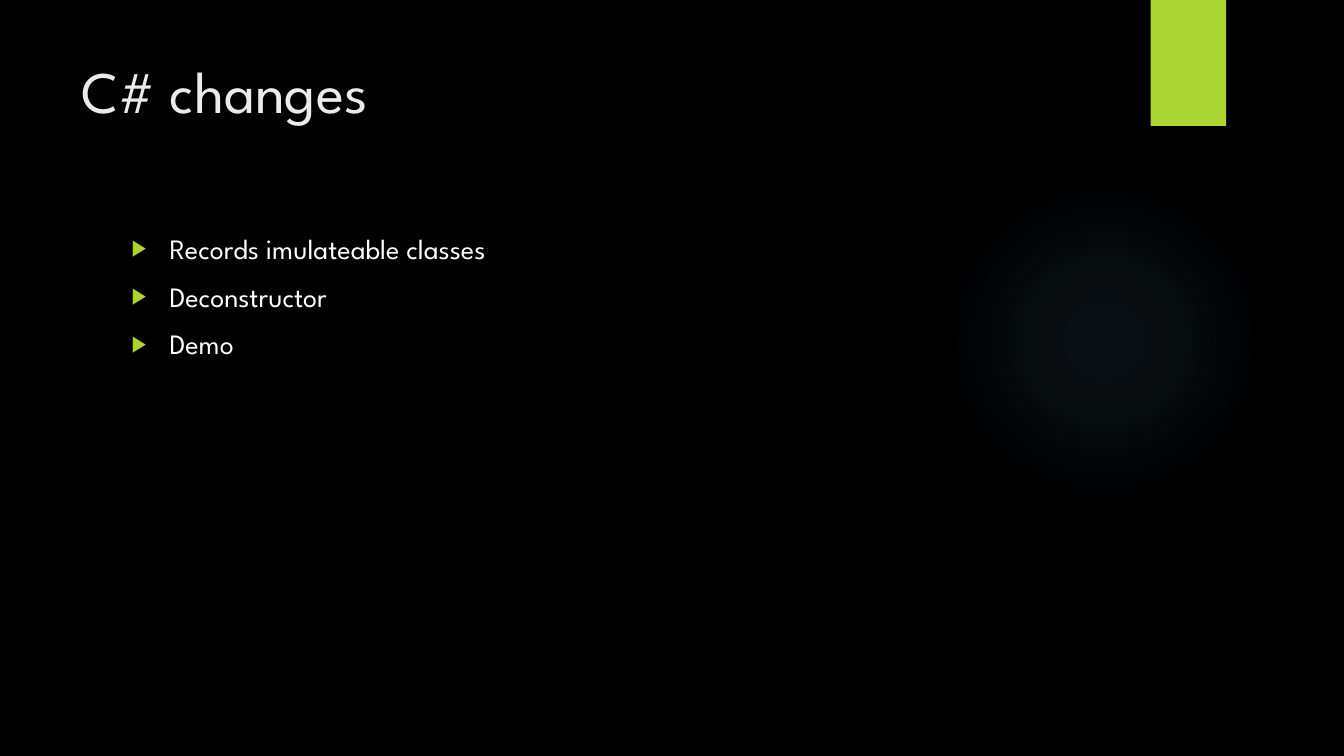
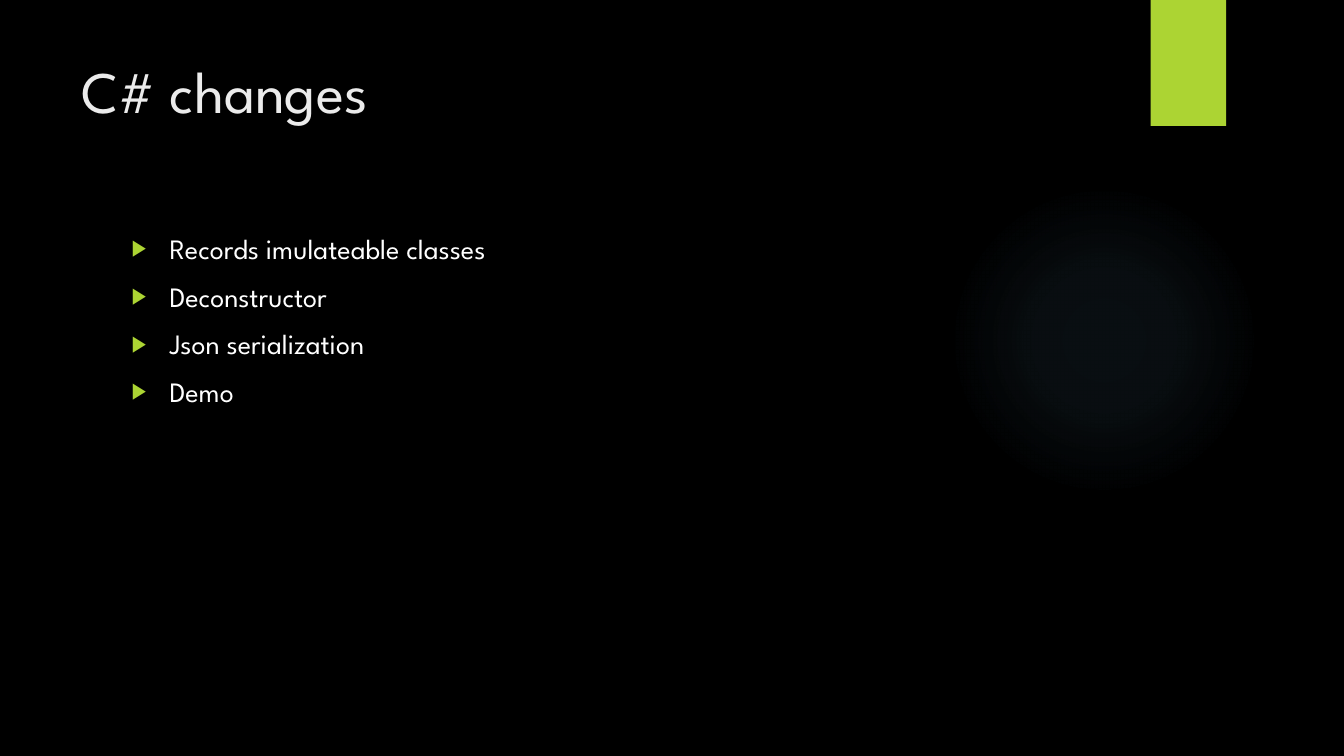
Before and after one commit to vb2ae/SpaceCoastDotNet5Demo, a slide deck: slide 5 of Intro to .net 5.pptx. Drawn at 1344x756 pixels with LibreOffice and Linux fonts; fonts in the diff are those of the drawing; background and template pictures are left out. Boxes give left, top, right and bottom in pixels: in the first picture for what was removed or moved away, otherwise in the second. Text is boxed around its words. In the diff, an @@ line names an element or a change of style, - is before the commit and + after.

Commit message:
powerpoint updates

```diff
--- a/Intro to .net 5.pptx
+++ b/Intro to .net 5.pptx
@@ text at bbox=[170, 334, 365, 355]: paragraph added @@
+▶ Json serialization
```
Also in this commit, not shown: 3 slides added, 1 slide removed.
